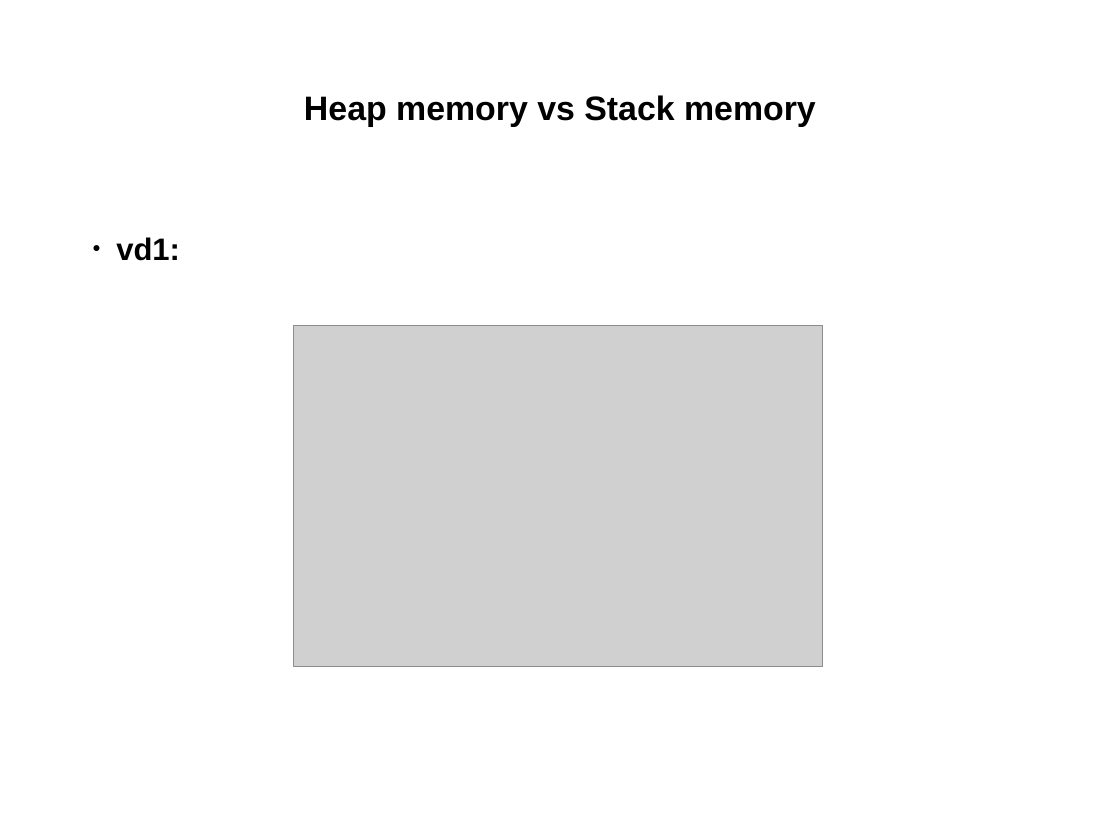
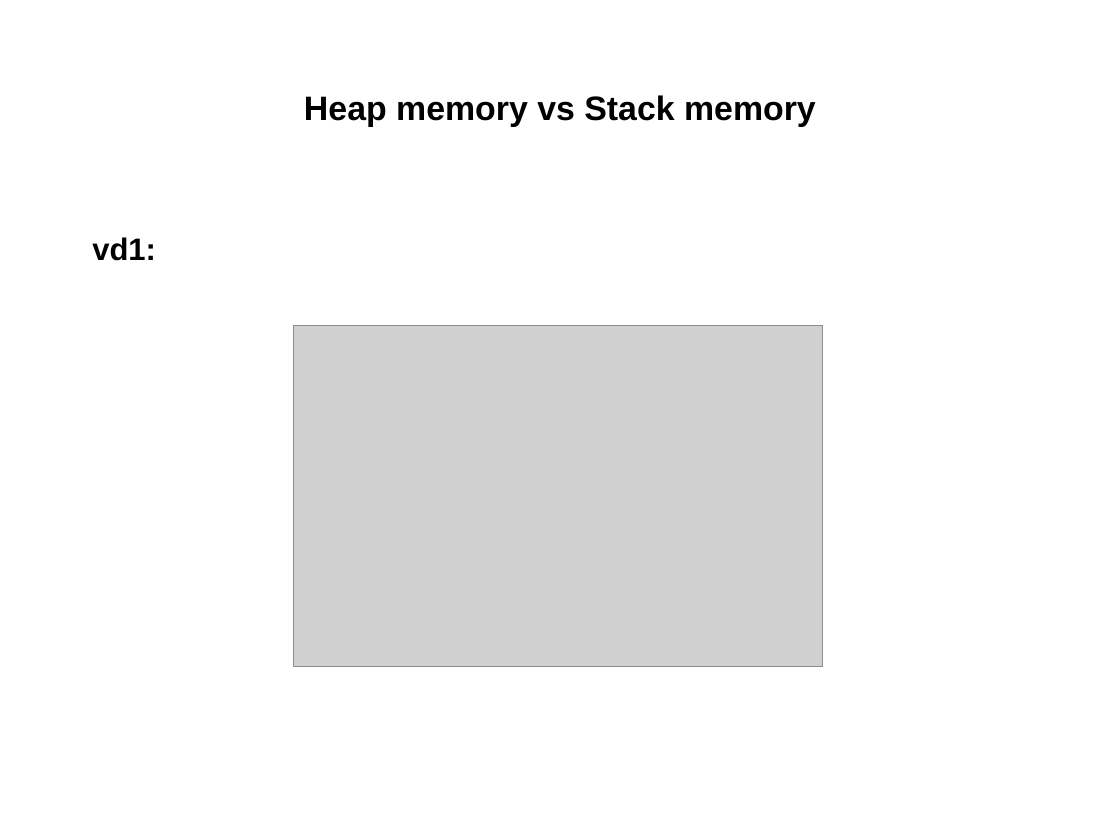
Before and after one commit to truongphan/documents, a slide deck: slide 4 of JavaCore.pptx. Drawn at 1120x840 pixels with LibreOffice and Linux fonts; fonts in the diff are those of the drawing; grey boxes stand for pictures. Boxes give left, top, right and bottom in pixels: in the first picture for what was removed or moved away, otherwise in the second. Text is boxed around its words. In the diff, an @@ line names an element or a change of style, - is before the commit and + after.

```diff
--- a/JavaCore.pptx
+++ b/JavaCore.pptx
@@ text "vd1:" at box(92, 237, 156, 261): bullet ● to none @@
```
Also in this commit, not shown: 3 other slides changed, 2 slides added, 2 other files.
